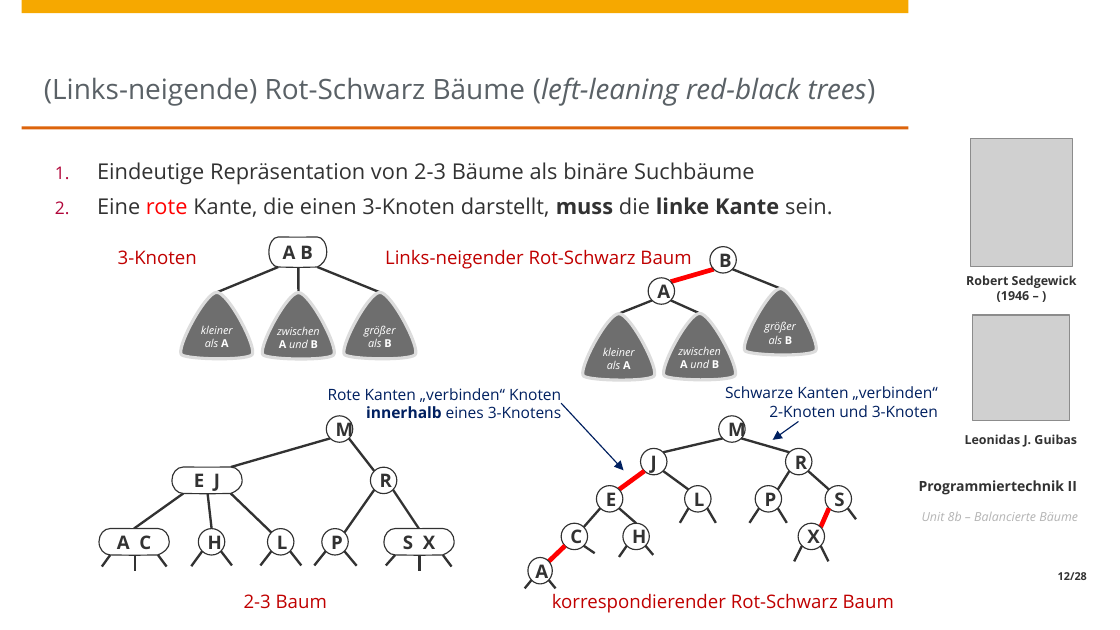
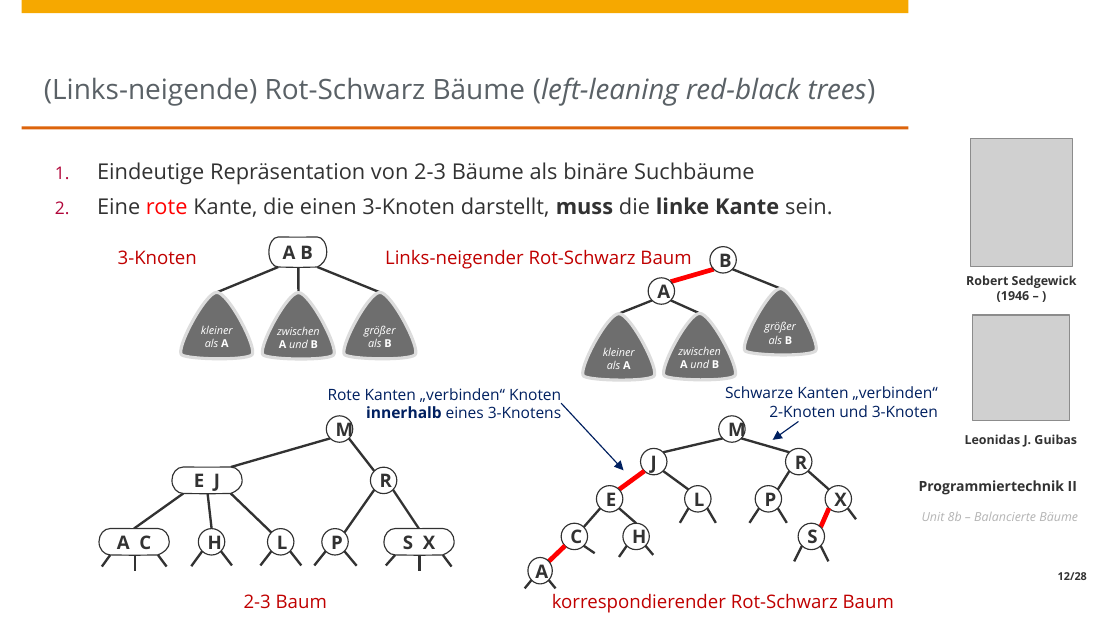
Before and after one commit to HPI-Artificial-Intelligence-Teaching/23-pt2, a slide deck: slide 12 of unit8/Unit8b - Baeume.pptx. Drawn at 1120x630 pixels with LibreOffice and Linux fonts; fonts in the diff are those of the drawing; grey boxes stand for pictures; background and template pictures are left out. Boxes give left, top, right and bottom in pixels: in the first picture for what was removed or moved away, otherwise in the second. Text is boxed around its words. In the diff, an @@ line names an element or a change of style, - is before the commit and + after.

```diff
--- a/unit8/Unit8b - Baeume.pptx
+++ b/unit8/Unit8b - Baeume.pptx
@@ ellipse "X": place and size @@
-ellipse "X" at [799,523,825,550]
+ellipse "X" at [825,486,852,513]
@@ ellipse "S": place and size @@
-ellipse "S" at [825,486,852,513]
+ellipse "S" at [799,523,825,550]
```
Also in this commit, not shown: 1 other slide changed.
